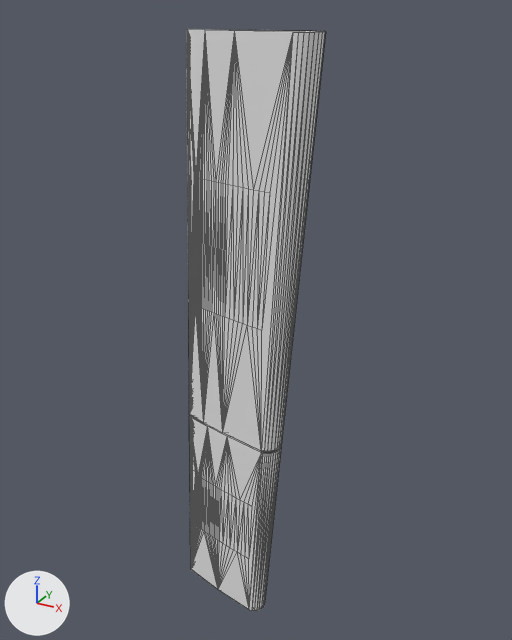
Renders of the glTF model Tools/simulation/gz_custom_models/gasi_ffa/meshes/right_flap.glb from each side of a commit.
Rendered twice from a 50 mm lens placed at (1.41, -2.92, 1.68), pointed at (-0.25, 0.11, 0.17). The lights are fixed; the arrows at lower left show +X, +Y and +Z. The first picture is the older version. Mesh edges are drawn as thin lines. Where no turn or scale is listed for an object, it has been applied to the vertices. Vertices at exactly the same position are counted once.

In view in the first picture: 'NAUO55_1'.
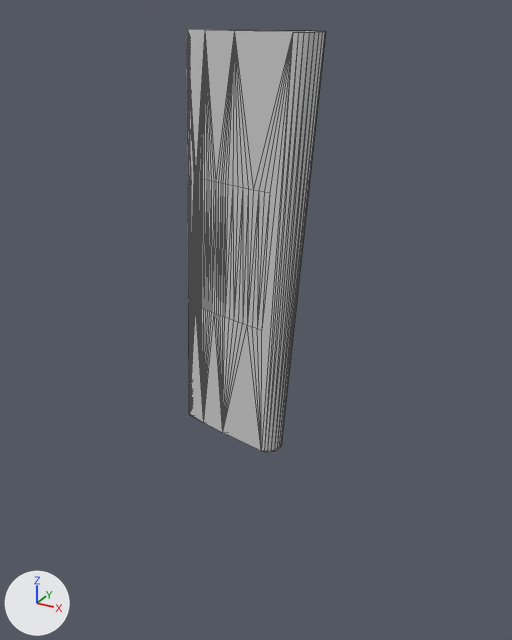
The newer file is also turned or shifted as a whole; pictures and numbers use the older file's frame.

Where the change shows, as pixel boxes (x1, y1, x2, y2) in the pictures (512 x 640 px):
```json
{"object": "NAUO55_1", "change": "recoloured, reshaped", "before": [187, 29, 325, 611], "after": [187, 29, 325, 452], "on screen": "27% shorter"}
{"part": 1, "of": "me_nauo55_1", "change": "deleted", "before": [189, 416, 281, 611]}
```

Scene script edits in JSON lines:
```json
{"op": "set", "path": "mat_material_0.base_color", "old": "(0.776, 0.776, 0.776)", "new": "(0.6, 0.6, 0.6)", "note": "light grey #e4e4e4 -> light grey #cbcbcb"}
{"block": "me_nauo55_1", "where": "# used by ob_nauo55_1; location = (0.0, 0.0, 0.0)"}
{"op": "remove", "block": "me_nauo55_1", "code": "me_nauo55_1.from_pydata(...)  # 348 vertices, 688 faces; spans x -0.64..0.09, y -0.15..0.17, z -1.59..1.59"}
{"op": "add", "block": "me_nauo55_1", "code": "me_nauo55_1.from_pydata(...)  # 176 vertices, 348 faces; spans x -0.64..0.09, y -0.11..0.17, z -0.48..1.59"}
{"block": "me_nauo55_1", "change": "me_nauo55_1 part 1: the loose piece of 172 vertices spanning x -0.64..-0.03, y -0.15..0.04, z -1.59..-0.49 is deleted"}
```
